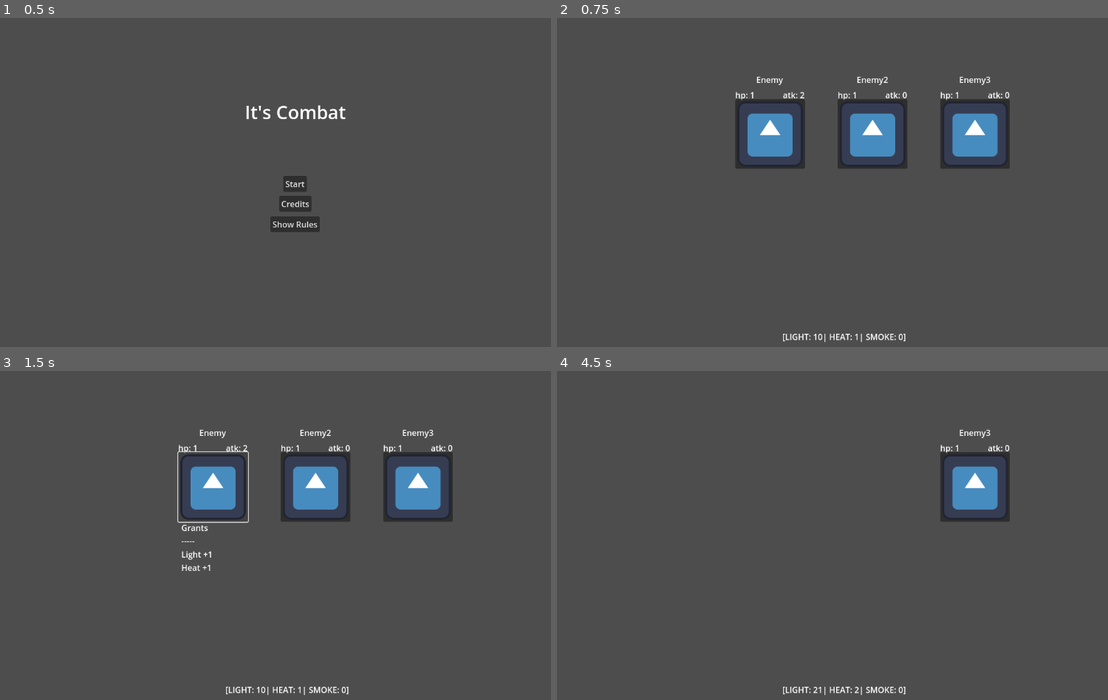
Above: before the commit, frames 1-4 (two rows, left to right).
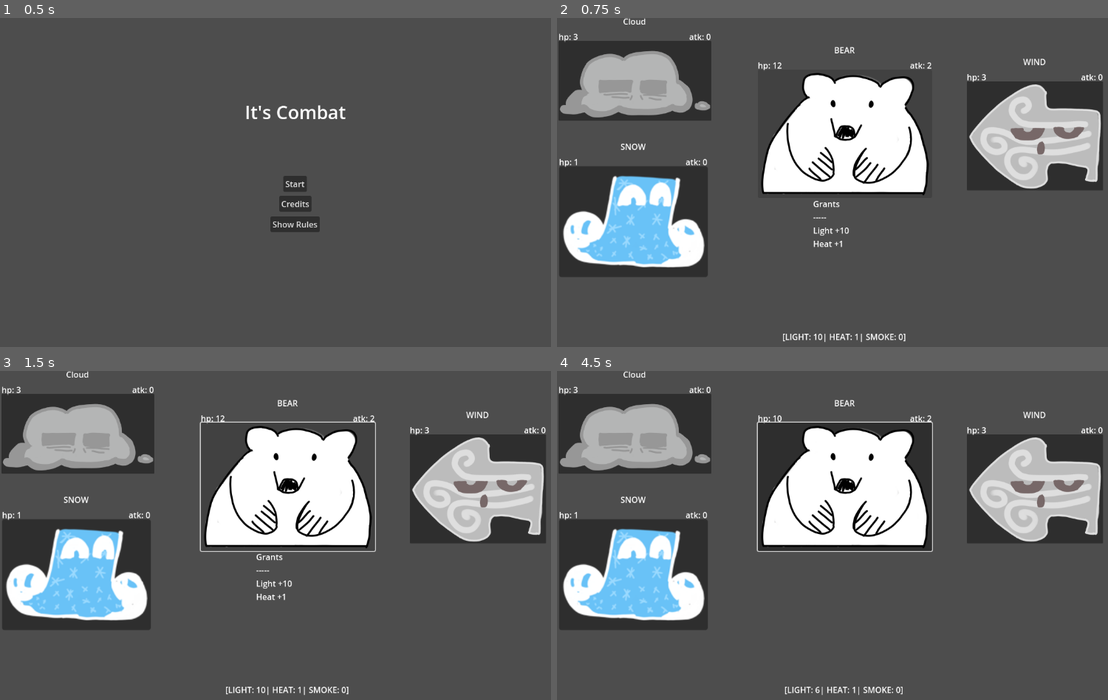
Above: after the commit, the same moments.

Repository: alex-mike-mark-again/godot-combat
Game: Godot game, scene res://main_menu.tscn
Same seed, same stepped clock (60 frames per second), same inputs: the game is played once before the commit and once after it. The engine's default icon, where the game draws it, is replaced by a stand-in: a white triangle on a blue panel in a dark square.
Inputs (mouse positions are in pixels of both pictures, inside the frame that each line leads up to):
- Up to frame 1 (0.5 s): no input
- Up to frame 2 (0.75 s): click "Start" at 0.5 s
- Up to frame 3 (1.5 s): click (214, 486) at 1.27 s
- Up to frame 4 (4.5 s): click (771, 486) at 2.02 s; click (871, 486) at 2.77 s; tap Enter at 3.5 s; move the mouse to (981, 519) at 3.52 s; move the mouse to (733, 551) at 4.27 s

Frame 1 is identical in both runs. In frame 2, 35% of the frame differs, in the area x 0-100%, y 0-79%; in frame 3, 35%; in frame 4, 37%, in the area x 0-100%, y 0-99%.

Commit message:
adds proper troops interface stuff. bm uses troops interface stuff. also the regualr stages are back on the menu

Diff:
--- a/battle_manager.gd
+++ b/battle_manager.gd
@@ -9,11 +9,11 @@
 var turnsTaken = 0
 
 var troops = [
-	"res://troops/three_dudes.tscn",
+#	"res://troops/three_dudes.tscn",
 #	"res://troops/one_dude.tscn",
 #	"res://troops/two_dudes.tscn",
-#	"res://troops/stage1.tscn",
-#	"res://troops/stage2.tscn",
+	"res://troops/stage1.tscn",
+	"res://troops/stage2.tscn",
 ]
 
 func _ready():
@@ -78,7 +78,7 @@
 		# THIS chunk is what loads the next battle.
 		currentTroop = load(troops[battleCount]).instantiate()
 		add_child(currentTroop)
-		enemies = currentTroop.get_children()
+		enemies = currentTroop.get_enemies()
 		for enemy in enemies:
 			enemy.selected.connect(on_select)
 			enemy.died.connect(on_enemy_killed)
--- a/troops/troop.gd
+++ b/troops/troop.gd
@@ -1,5 +1,10 @@
 extends Control
 class_name Troop
 
+var _enemies
+
 func _ready():
-	var _enemies = get_children()
+	_enemies = get_children()
+
+func get_enemies():
+	return _enemies
